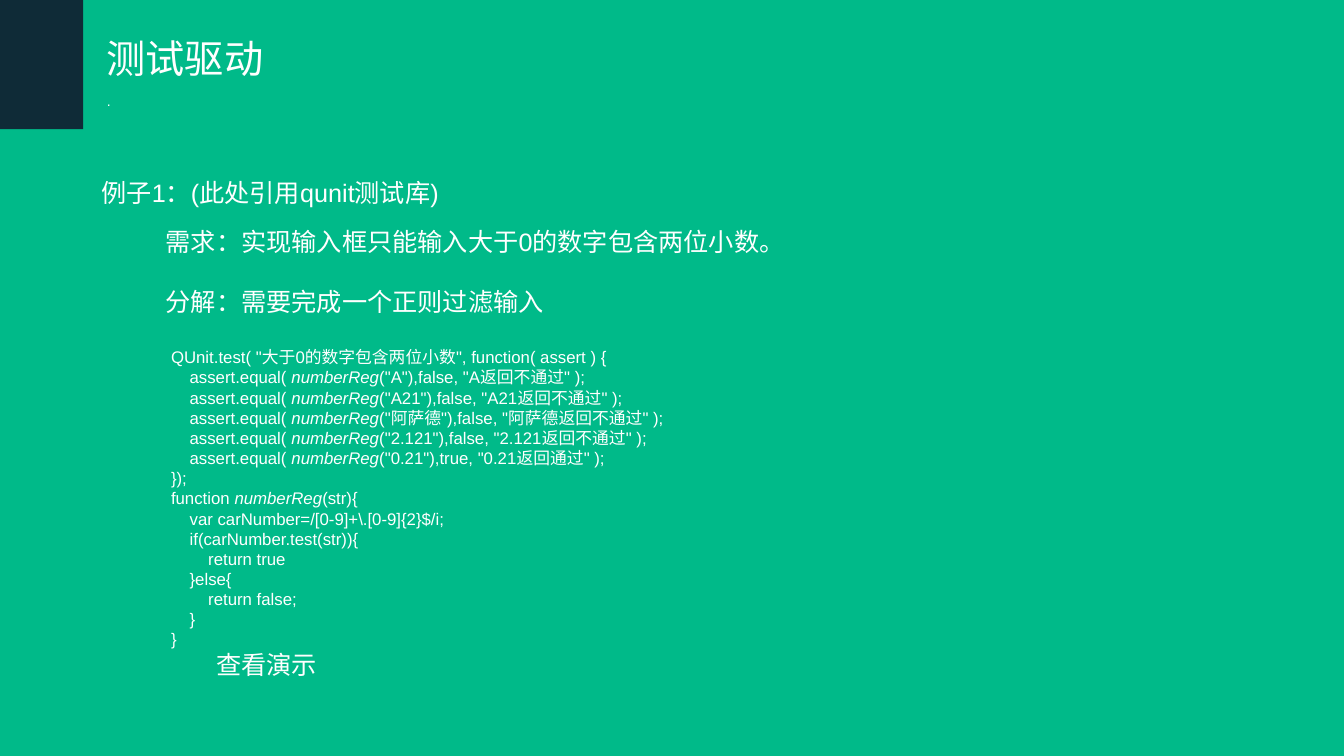
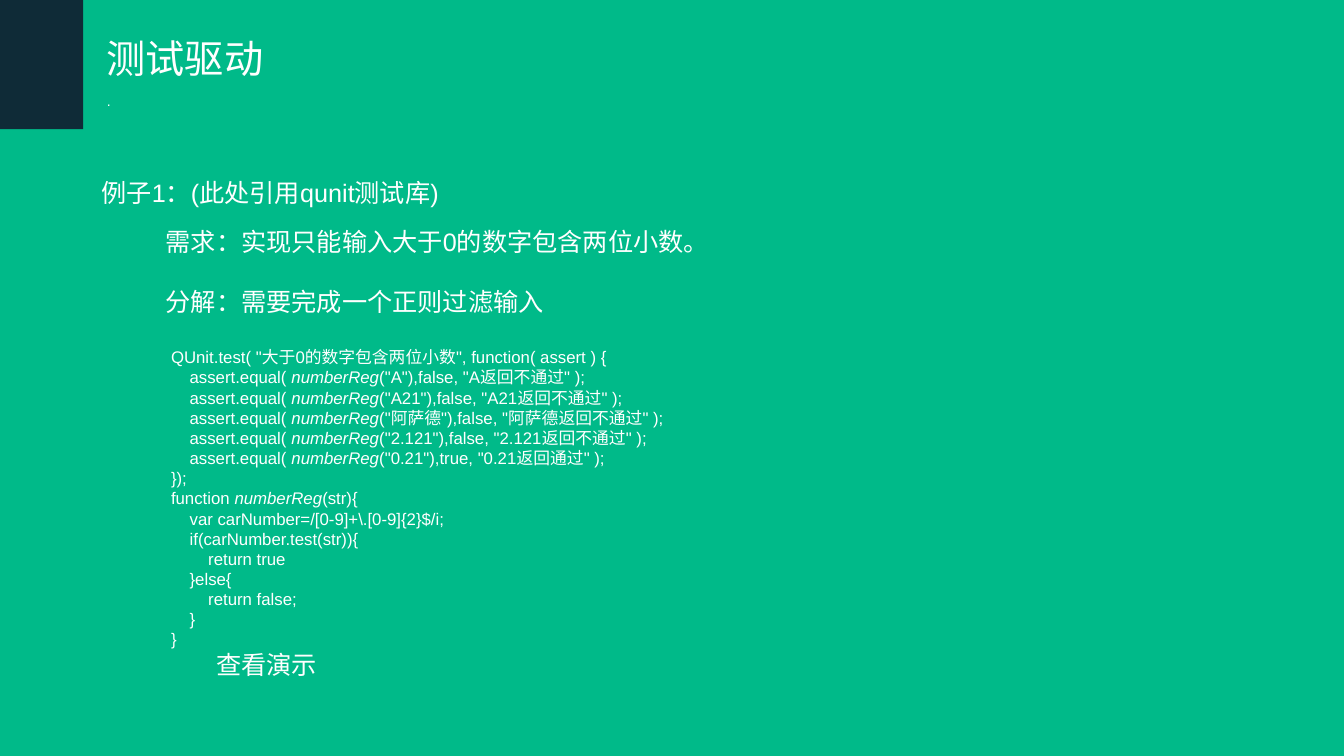
Before and after one commit to hanangjie/play, a slide deck: slide 8 of share/TDT/测试驱动开发.ppt (slide 5 before the commit). Drawn at 1344x756 pixels with LibreOffice and Linux fonts; fonts in the diff are those of the drawing. Boxes give left, top, right and bottom in pixels: in the first picture for what was removed or moved away, otherwise in the second. Text is boxed around its words. In the diff, an @@ line names an element or a change of style, - is before the commit and + after.

```diff
--- a/share/TDT/测试驱动开发.ppt
+++ b/share/TDT/测试驱动开发.ppt
@@ text at (x1=166, y1=229, x2=709, y2=253): text changed @@
-需求：实现输入框只能输入大于0的数字包含两位小数。
+需求：实现只能输入大于0的数字包含两位小数。
```
Also in this commit, not shown: 4 other slides changed, 4 slides added, 1 slide removed, 3 other files.
